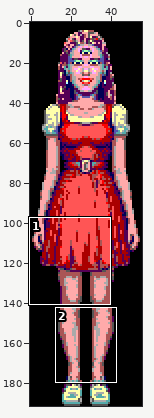
Two versions of one sprite sheet, assets/custom/lady_mini.png. The picture above shows the old version from afar; the outline marks the close-up.
Close-up. Before the commit:
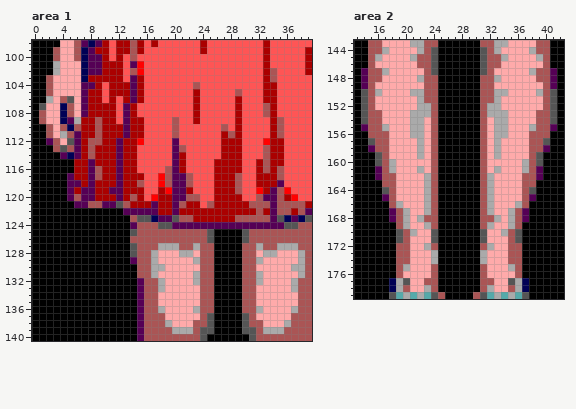
The file is 56x192 pixels. Shown: area 1: x 0..39, y 98..140; area 2: x 13..42, y 143..179. The commit also changed other parts of the picture, which this record leaves out.
The result:
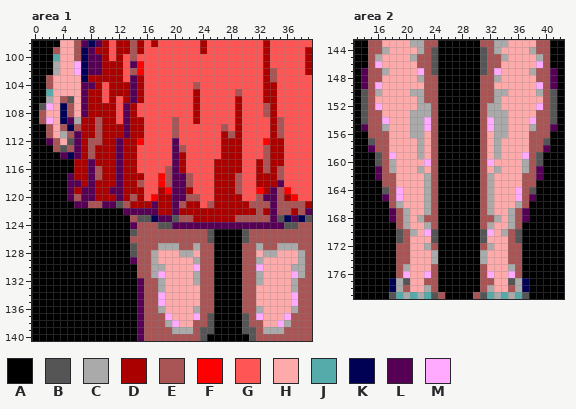
Palette (. is transparent): A #000000  B #555555  C #aaaaaa  D #aa0000  E #aa5555  F #ff0000  G #ff5555  H #ffaaaa  J #55aaaa  K #000055  L #550055  M #ffaaff
What changed:
Area 1:
Colour E becomes colour J in row 100 at x 3; in row 105 at x 2.
Colour H becomes colour M in rows 101 to 102 at x 6; in row 107 at x 2; in row 109 at x 2; in row 130 at x 23 and 32; in row 131 at x 18 and 37; in rows 134 to 135 at x 18 and 37.
Colour H becomes colour M in row 137 at x 19, 23, 32 and 36; in row 138 at x 20 and 35.
Area 2:
Colour H becomes colour M in row 146 at x 16 and 39; in row 147 at x 22 and 33; in row 149 at x 16 and 39; in row 152 at x 16 and 39; in row 154 at x 17, 23, 32 and 38; in row 155 at x 23 and 32.
Colour H becomes colour M in row 159 at x 18 and 37; in row 160 at x 23 and 32; in rows 164 to 165 at x 19 and 36; in row 170 at x 23 and 32; in row 176 at x 20, 23, 32 and 35.
